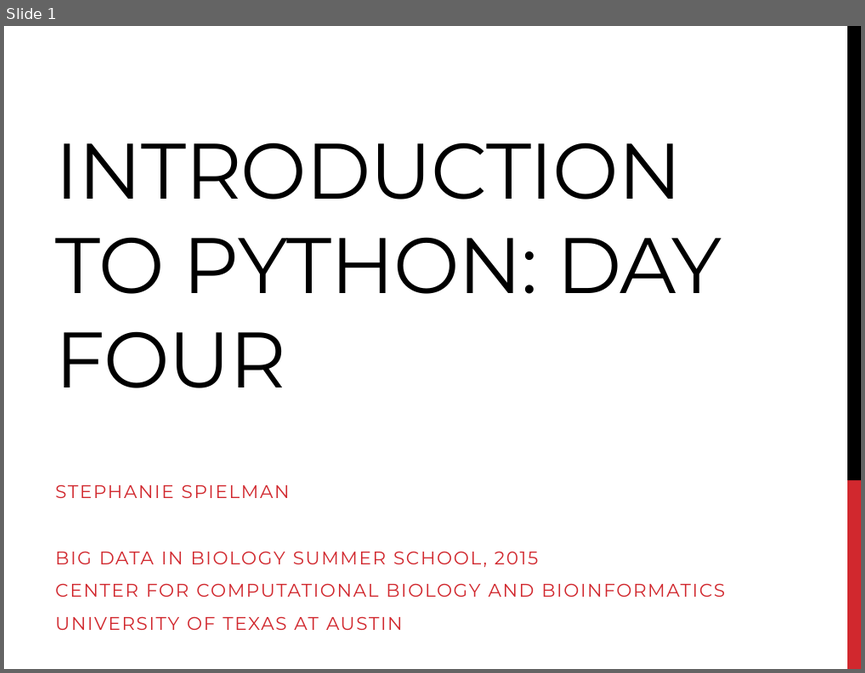
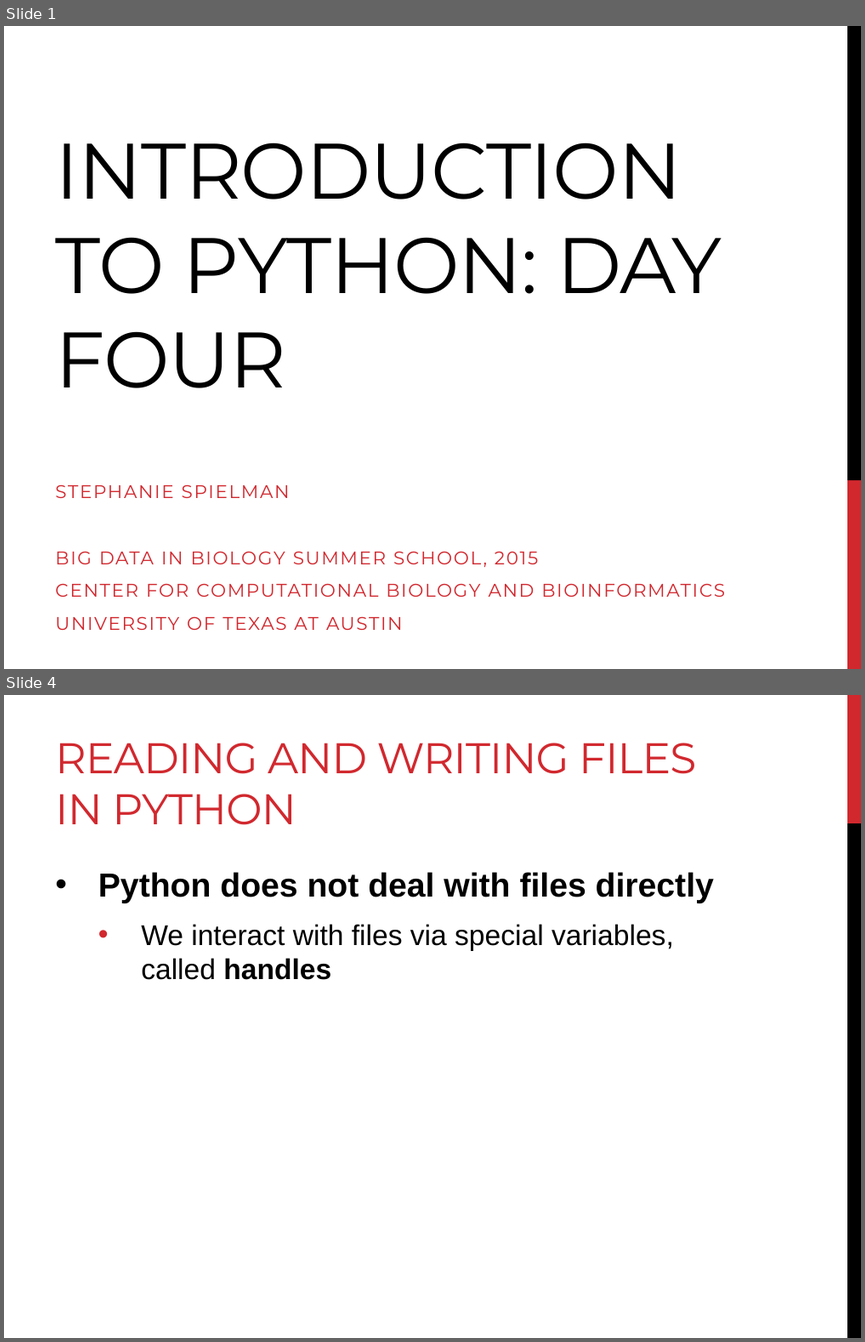
Before and after one commit to BjornFJohansson/ccbb_bigdata2015_python, a slide deck: slides/slides_day4.pptx. Shown one above the other, each under a label of ours: slide 1 before the commit, slides 1 and 4 after it; the slides between them are not shown. The pictures are 865x673 and 865x1342 pixels, drawn with LibreOffice and Linux fonts; fonts in the diff are those of the drawing. Boxes give left, top, right and bottom in pixels: in the first picture for what was removed or moved away, otherwise in the second. Text is boxed around its words. In the diff, an @@ line names an element or a change of style, - is before the commit and + after.

```diff
--- a/slides/slides_day4.pptx
+++ b/slides/slides_day4.pptx
@@ slide 4 added at bbox=[4, 695, 861, 1338], background #FFFFFF @@
@@ rectangle added at bbox=[847, 695, 861, 823], fill #D1282E @@
@@ title added at bbox=[55, 743, 696, 825], 36 pt, text #D1282E @@
+READING AND WRITING FILES IN PYTHON
@@ rectangle added at bbox=[847, 823, 861, 1338], fill #000000 @@
@@ text added at bbox=[98, 872, 714, 980], 24 pt, text #000000 @@
+• Python does not deal with files directly
+  • We interact with files via special variables, called handles
```
Also in this commit, not shown: 1 slide changed, 24 other slides added, 27 other files.
